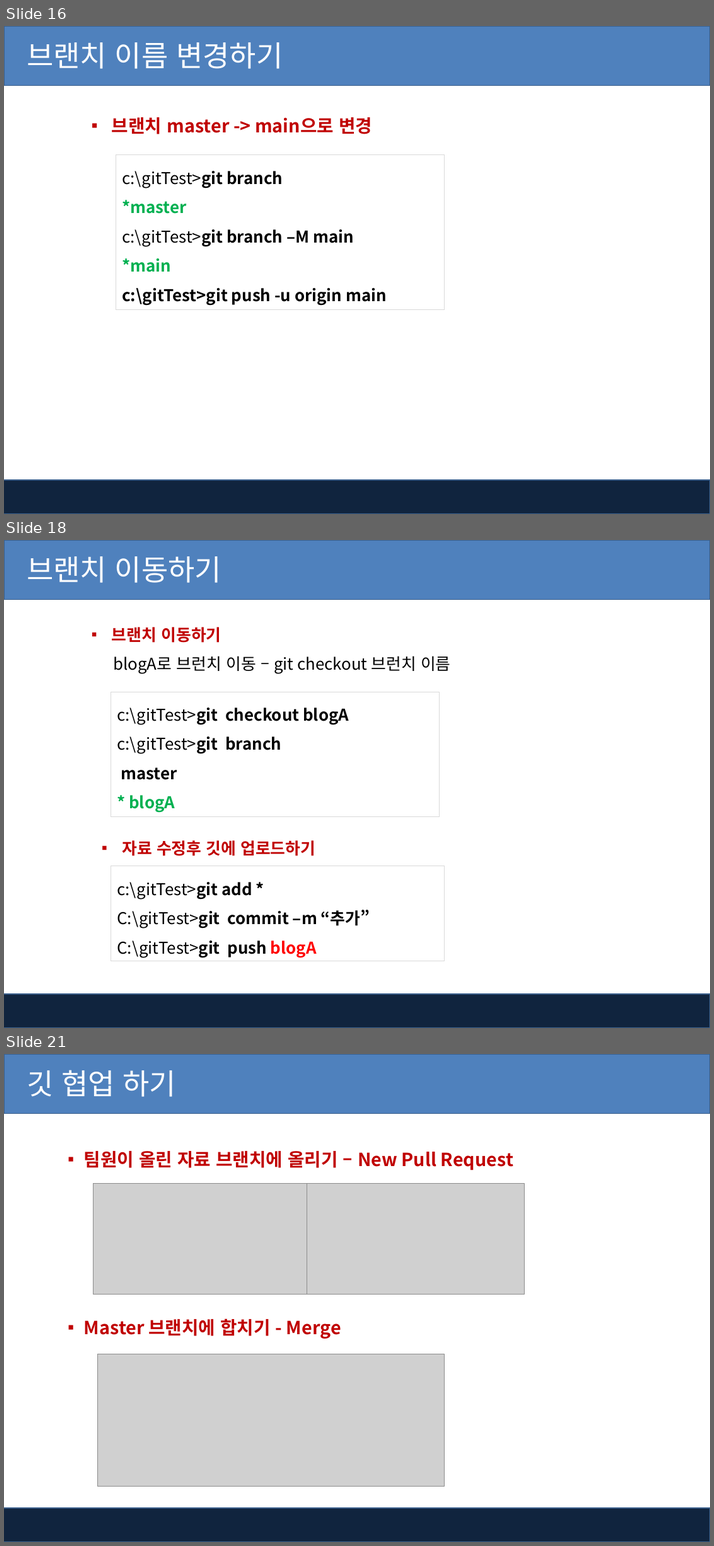
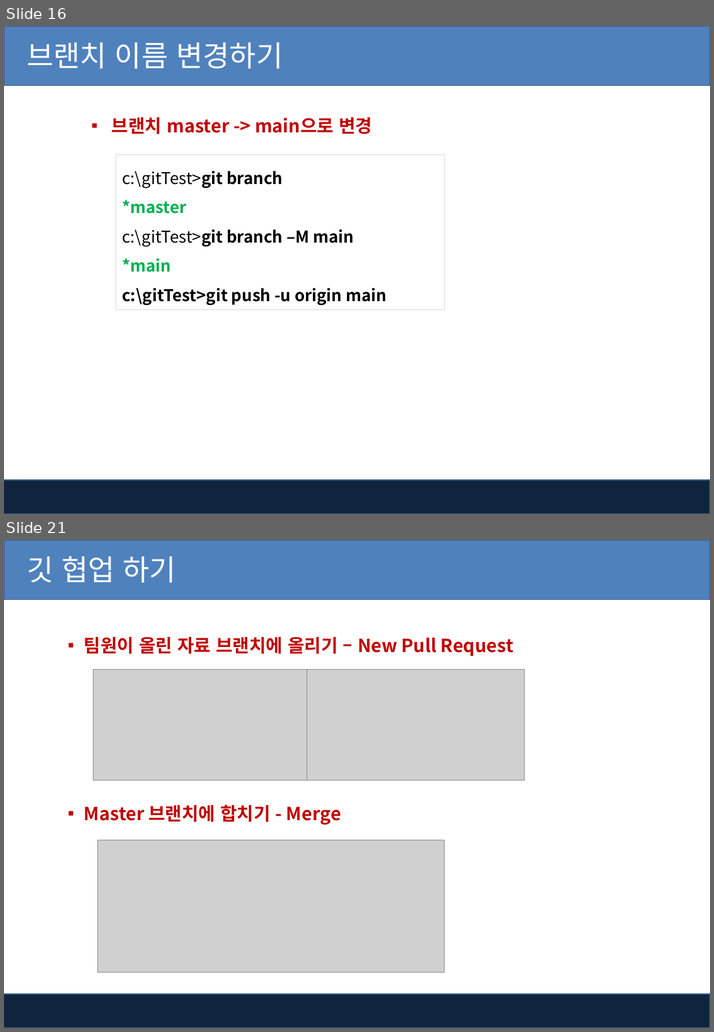
Before and after one commit to pshho/ngreen_project, a slide deck: html_cssWorks/자료/html-css_ppt/GIT_github.pptx. Shown one above the other, each under a label of ours: slides 16, 18 and 21 before the commit, slides 16 and 21 after it; the slides between them are not shown. The pictures are 714x1546 and 714x1032 pixels, drawn with LibreOffice and Linux fonts; fonts in the diff are those of the drawing; grey boxes stand for pictures; background and template pictures are left out. Boxes give left, top, right and bottom in pixels: in the first picture for what was removed or moved away, otherwise in the second. Text is boxed around its words. In the diff, an @@ line names an element or a change of style, - is before the commit and + after.

```diff
--- a/html_cssWorks/자료/html-css_ppt/GIT_github.pptx
+++ b/html_cssWorks/자료/html-css_ppt/GIT_github.pptx
@@ slide 18 removed at [4, 540, 710, 1028], background #FFFFFF; not listed: 2 template elements that a slide beside it also shows @@
@@ title removed at [27, 556, 221, 583] @@
-브랜치 이동하기
@@ text removed at [112, 627, 221, 643] @@
-▪ 브랜치 이동하기
@@ text removed at [113, 656, 451, 674] @@
-blogA로 브런치 이동 – git checkout 브런치 이름
@@ rectangle removed at [111, 692, 439, 817] @@
-c:\gitTest>git checkout blogA
-c:\gitTest>git branch
-master
-* blogA
@@ text removed at [122, 841, 315, 856] @@
-▪ 자료 수정후 깃에 업로드하기
@@ rectangle removed at [111, 866, 444, 961] @@
-c:\gitTest>git add *
-C:\gitTest>git commit –m “추가”
-C:\gitTest>git push blogA
```
Also in this commit, not shown: 2 slides changed, 2 slides added, 1 other slide removed, 2 other files.
